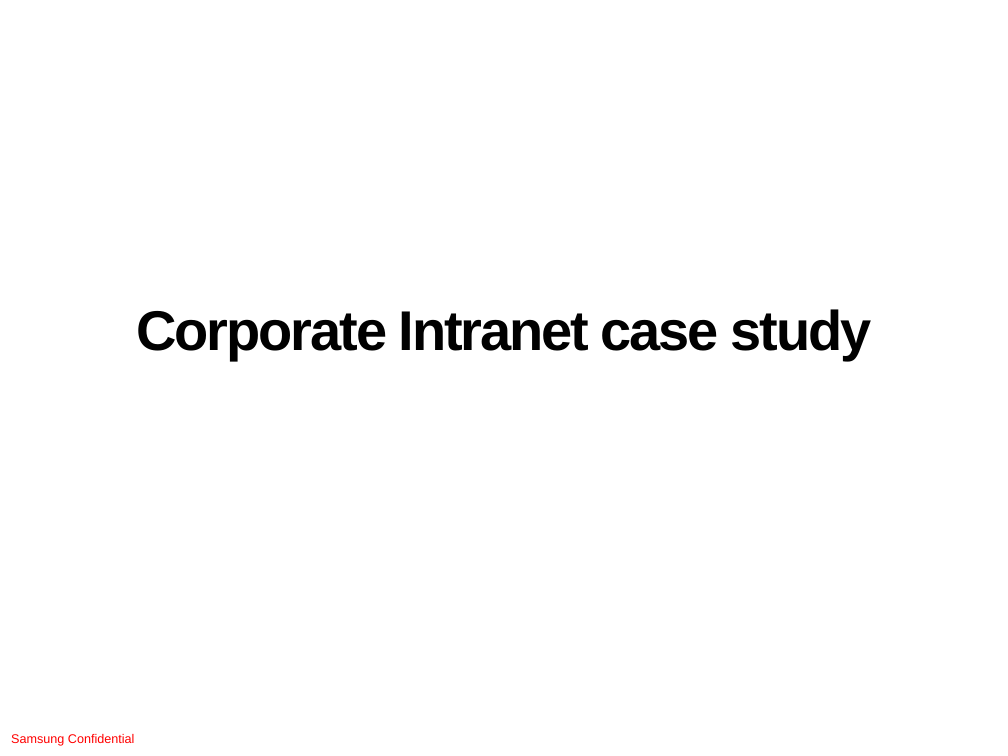
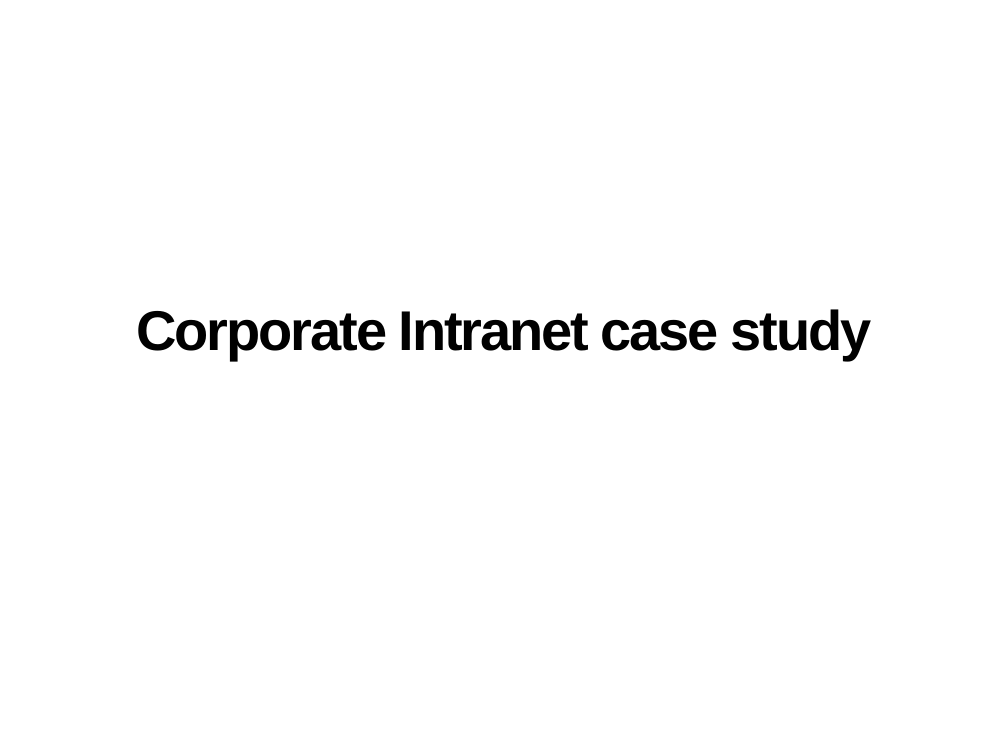
Before and after one commit to ryzhyk/cocoon, a slide deck: slide 1 of doc/intranet_case_study/slides.odp. Drawn at 1008x756 pixels with LibreOffice and Linux fonts; fonts in the diff are those of the drawing; background and template pictures are left out. Boxes give left, top, right and bottom in pixels: in the first picture for what was removed or moved away, otherwise in the second. Text is boxed around its words. In the diff, an @@ line names an element or a change of style, - is before the commit and + after.

Commit message:
small updates to slides

```diff
--- a/doc/intranet_case_study/slides.odp
+++ b/doc/intranet_case_study/slides.odp
@@ text removed at <box>11,734,135,746</box> @@
-Samsung Confidential
```
Also in this commit, not shown: 2 slides added, 2 slides removed.
